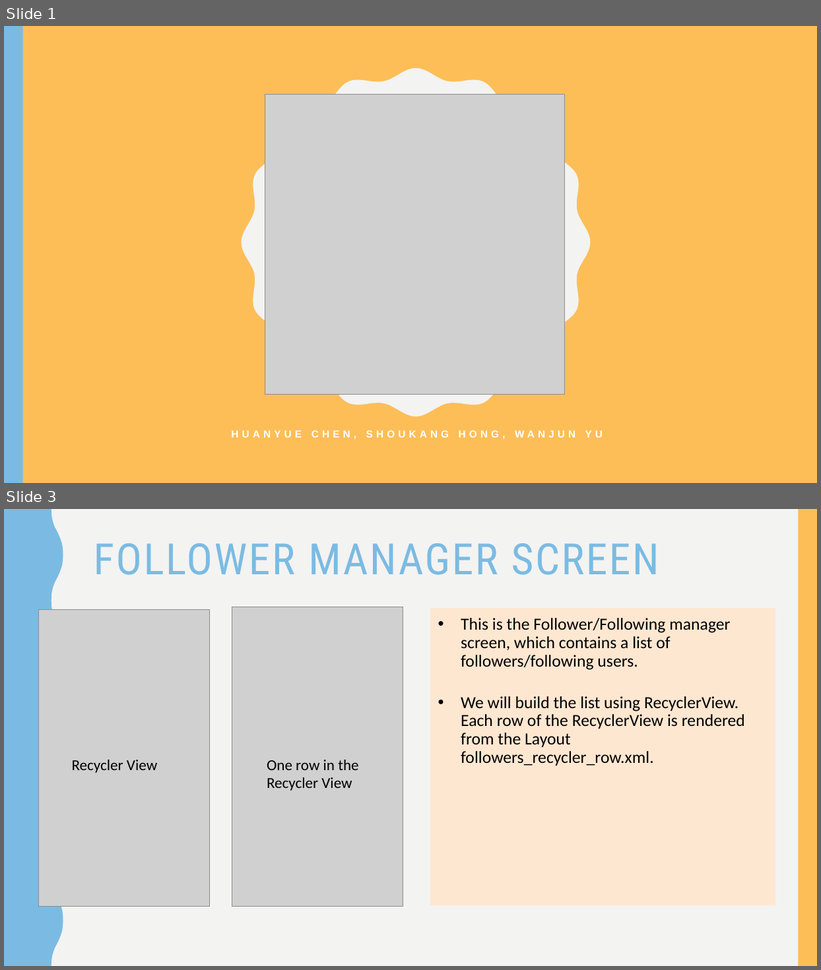
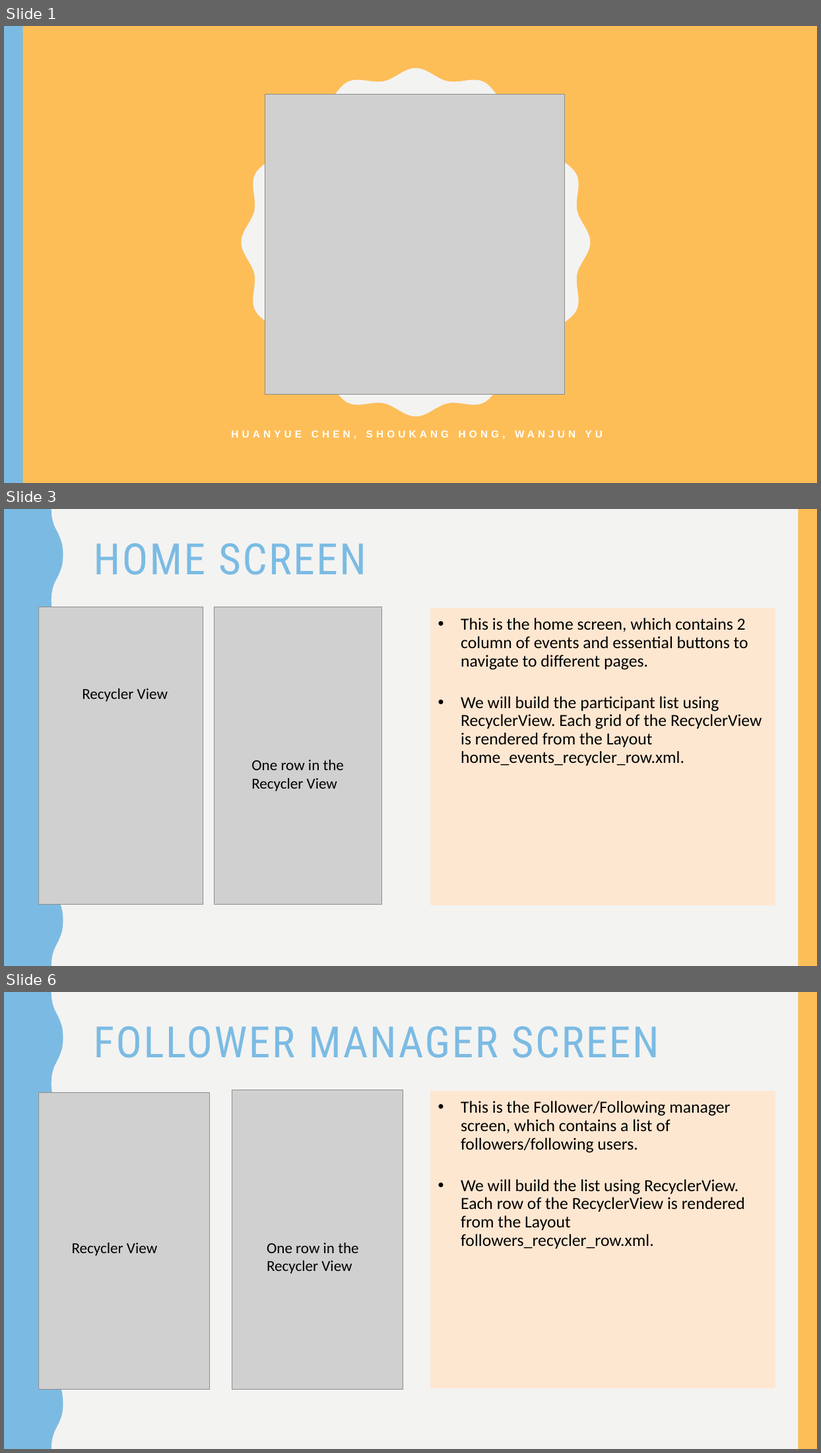
Before and after one commit to ahKumquat/Universe, a slide deck: UniVerse_Project Front End.pptx. Shown one above the other, each under a label of ours: slides 1 and 3 before the commit, slides 1, 3 and 6 after it; the slides between them are not shown. The pictures are 821x970 and 821x1453 pixels, drawn with LibreOffice and Linux fonts; fonts in the diff are those of the drawing; grey boxes stand for pictures. Boxes give left, top, right and bottom in pixels: in the first picture for what was removed or moved away, otherwise in the second. Text is boxed around its words. In the diff, an @@ line names an element or a change of style, - is before the commit and + after.

```diff
--- a/UniVerse_Project Front End.pptx
+++ b/UniVerse_Project Front End.pptx
@@ slide 3 added at (4, 509, 817, 966), background #F3F3F2; not listed: 2 template elements that a slide beside it also shows @@
@@ title added at (94, 543, 366, 575), 51 pt, text #7BBBE3 @@
+HOME SCREEN
@@ picture added at (39, 607, 203, 905) @@
@@ picture added at (215, 607, 382, 905) @@
@@ rectangle added at (431, 609, 775, 906), fill #FEE8D1 at 90% opacity, outline #FEE8D1 1 pt @@
@@ text added at (461, 618, 762, 766), 20 pt, text #000000 @@
+  • This is the home screen, which contains 2 column of events and essential buttons to navigate to different pages.
+  • We will build the participant list using RecyclerView. Each grid of the RecyclerView is rendered from the Layout home_events_recycler_row.xml.
@@ text added at (82, 689, 168, 702), 18 pt, text #000000 @@
+Recycler View
@@ text added at (252, 760, 344, 791), 18 pt, text #000000 @@
+One row in the Recycler View
@@ what was slide 3 is now slide 6 @@
```
Also in this commit, not shown: 1 slide changed, 2 other slides added, 5 other files.
